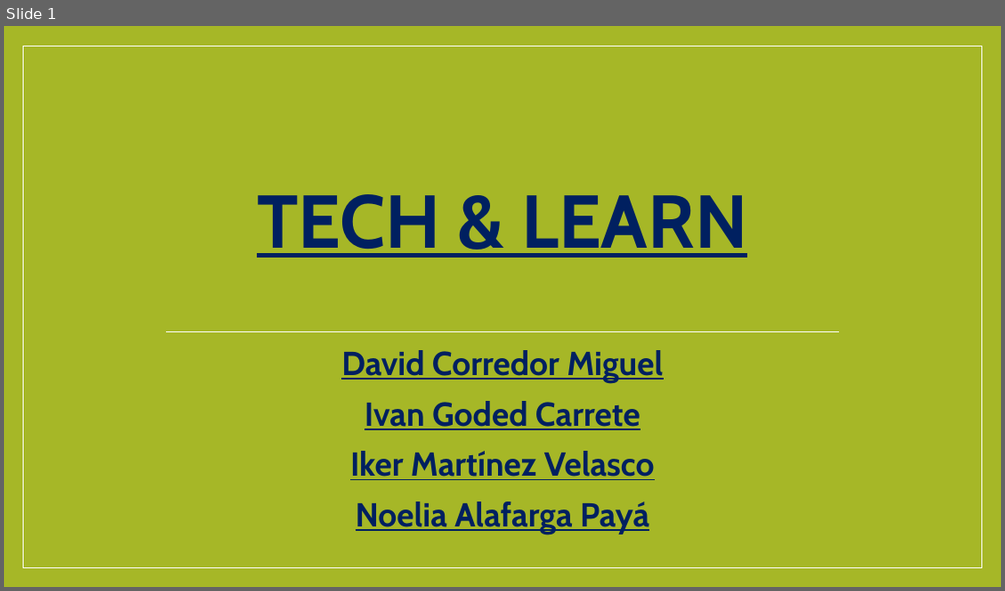
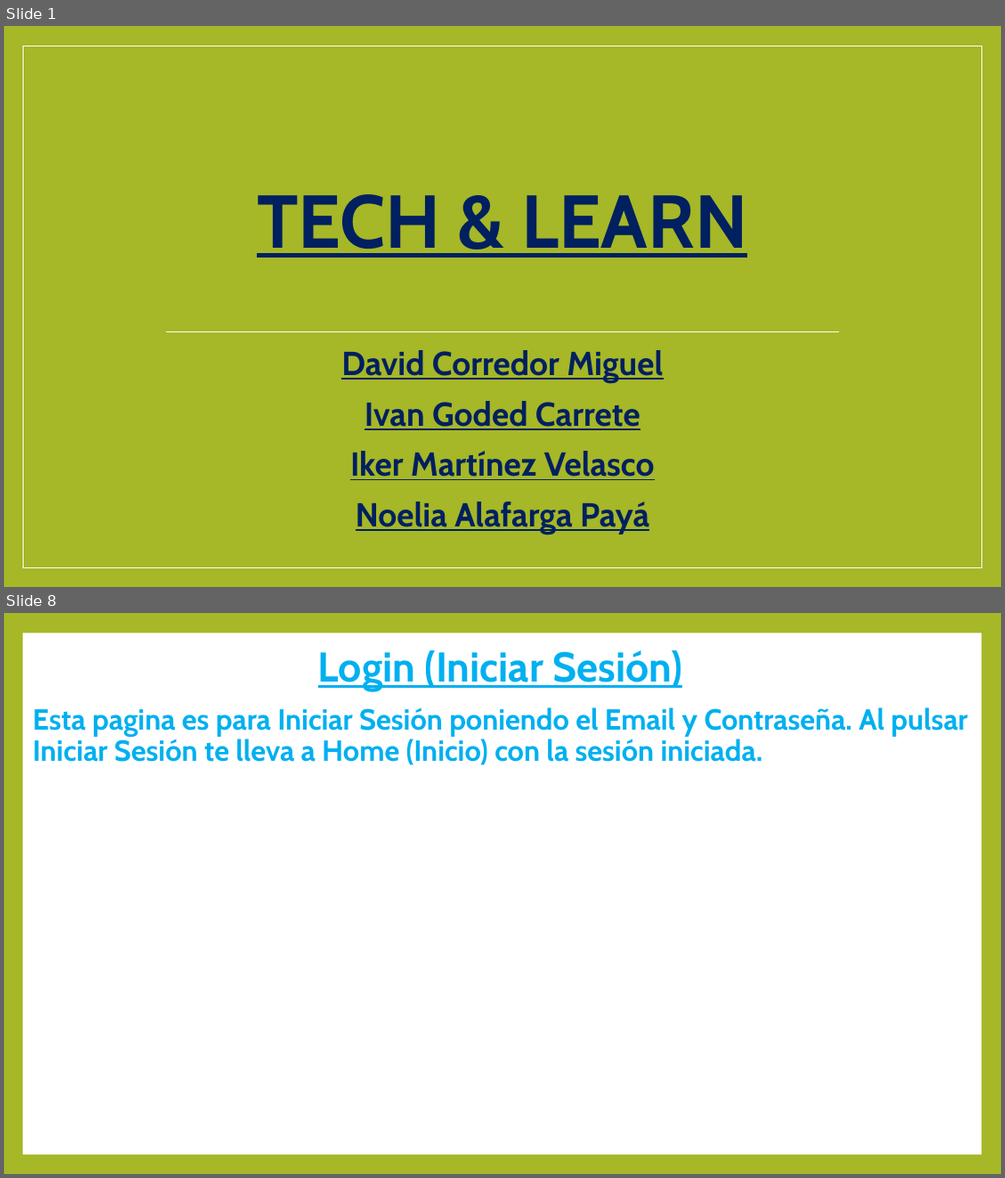
Before and after one commit to DavidCorredorMiguel/proyectogrupo2, a slide deck: Presentacion Tech Learn.pptx. Shown one above the other, each under a label of ours: slide 1 before the commit, slides 1 and 8 after it; the slides between them are not shown. The pictures are 1005x591 and 1005x1178 pixels, drawn with LibreOffice and Linux fonts; fonts in the diff are those of the drawing. Boxes give left, top, right and bottom in pixels: in the first picture for what was removed or moved away, otherwise in the second. Text is boxed around its words. In the diff, an @@ line names an element or a change of style, - is before the commit and + after.

```diff
--- a/Presentacion Tech Learn.pptx
+++ b/Presentacion Tech Learn.pptx
@@ slide 8 added at box(4, 613, 1001, 1174), background #A6B727 @@
@@ rectangle added at box(23, 633, 981, 1154), fill #FFFFFF @@
@@ title added at box(318, 650, 683, 692), 40 pt, text #00B0F0, bold, underline @@
+Login (Iniciar Sesión)
@@ text added at box(32, 707, 967, 765), 28 pt, text #00B0F0, bold @@
+Esta pagina es para Iniciar Sesión poniendo el Email y Contraseña. Al pulsar Iniciar Sesión te lleva a Home (Inicio) con la sesión iniciada.
```
Also in this commit, not shown: 6 slides changed, 10 other slides added, 3 slides removed, 7 other files.
